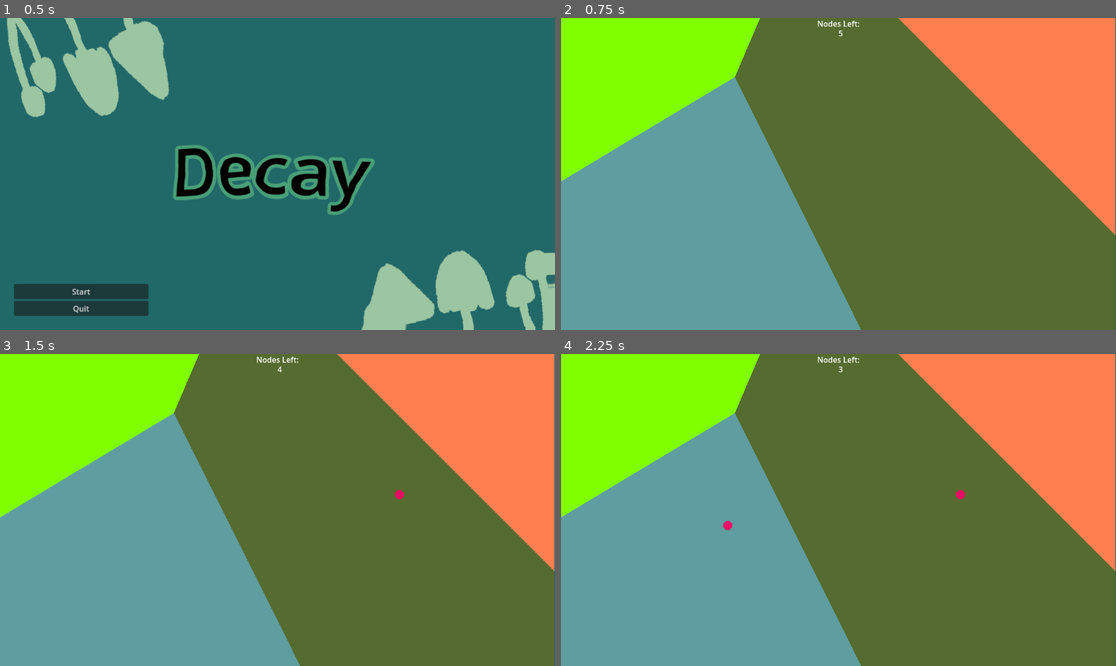
Above: before the commit, frames 1-4 (two rows, left to right).
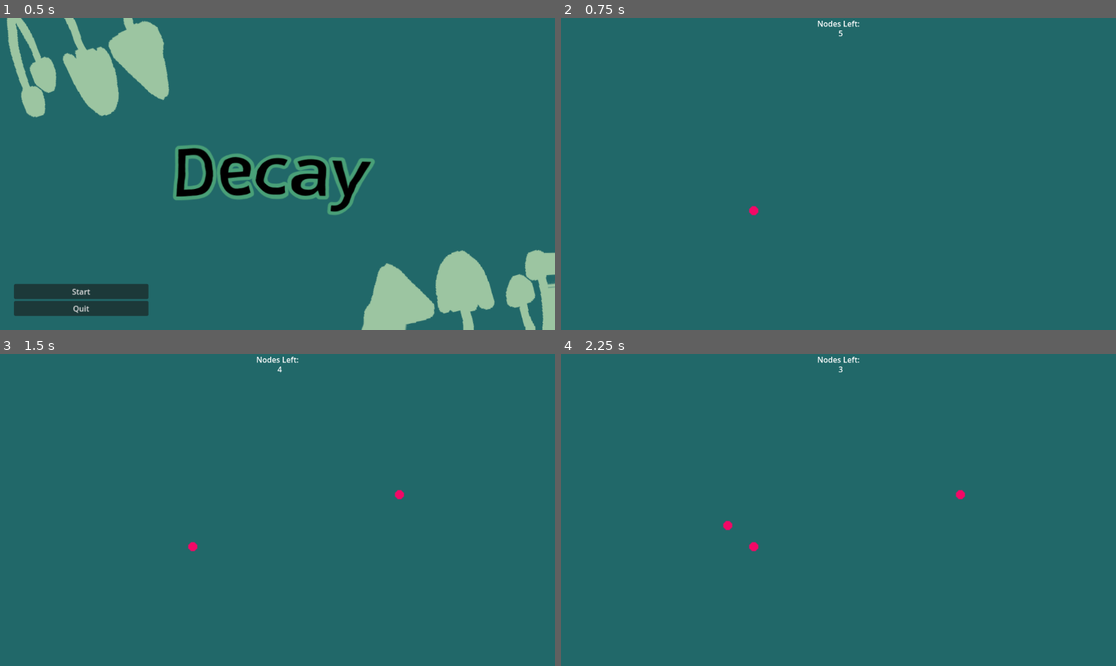
Above: after the commit, the same moments.

Repository: Alpha-Hotel/GameJamJan24
Game: Godot game, scene res://Scenes/menu.tscn
Same seed, same stepped clock (60 frames per second), same inputs: the game is played once before the commit and once after it.
Inputs (mouse positions are in pixels of both pictures, inside the frame that each line leads up to):
- Up to frame 1 (0.5 s): no input
- Up to frame 2 (0.75 s): click "Start" at 0.5 s
- Up to frame 3 (1.5 s): tap Enter at 1.25 s; move the mouse to (399, 494) at 1.27 s; click (399, 494) at 1.35 s
- Up to frame 4 (2.25 s): tap Space at 2 s; move the mouse to (727, 525) at 2.02 s; click (727, 525) at 2.1 s

Frame 1 is identical in both runs. In frame 2, 100% of the frame differs, in the area x 0-100%, y 0-100%; in frame 3, 100%; in frame 4, 100%.

Commit message:
added expanding collision logic

Diff:
--- a/Scenes/node.gd
+++ b/Scenes/node.gd
@@ -5,6 +5,10 @@
 # Called when the node enters the scene tree for the first time.
 func _ready():
 	$HUD/Counter_number.text = "5"
+	var node = mycelia_node.instantiate()
+	add_child(node)
+	node.position = Vector2(400,400)
+	node.add_to_group("resource_nodes")
 	pass # Replace with function body.
 
 
@@ -26,13 +30,15 @@
 	if event is InputEventMouseButton and not event.is_action_released("click"):
 		# This runs if the mouse is clicked
 		print("Mouse Click/Unclick at: ", )
-		if not check_collision(event.position) and int($HUD/Counter_number.text)>0:
+		if not check_node_collision(event.position) and int($HUD/Counter_number.text)>0:
 			# Checks collision at the mouse posiiton
 			print("no collision")
 			add_mycelia_node(event.position)
 			$HUD/Counter_number.text = str(int($HUD/Counter_number.text)-1)
+			expanding_collision() #do something with this
 		else:
-			print("collision")
+			if int($HUD/Counter_number.text) > 0:
+				print("collision ", $Collider.scale)
 		##print("Mouse Click/Unclick at: ", event.position)
 
 		add_connecting_lines(event.position, closest_node_1, closest_node_2)
@@ -47,14 +53,12 @@
 	# This function adds a mycelia node at a given position (pos)
 	var node = mycelia_node.instantiate()
 	add_child(node)
-	print(node)
-
 	node.position = pos
 	node.add_to_group("mycelia_nodes")
 	#print(get_tree().get_nodes_in_group("mycelia_nodes"))
 
 
-func check_collision(pos):
+func check_node_collision(pos):
 	#This function uses the Collider node to detect collisions at a given position pos
 	$Collider.position = pos
 	# Normally collider updates at the physics update step. This forces it to update
@@ -62,5 +66,26 @@
 	$Collider.force_shapecast_update()
 	return $Collider.is_colliding()
 
+func expanding_collision():
+	$Collider.scale =Vector2(20,20)
+	$Collider.force_shapecast_update()
+	print("expanding collision ", $Collider.is_colliding())
+	$Collider.scale =Vector2(1,1)
+
+	return get_non_player($Collider.collision_result)
+
+
+func get_non_player(list):
+	var new_list = []
+	for i in list:
+		if not i["collider"] in get_tree().get_nodes_in_group("mycelia_nodes"):
+			new_list.append(i)
+			print("non-mycelia hit")
+		else:
+			print("mycelia node hit")
+
+	return new_list
+
+
 func add_connecting_lines(placed_pos, pos_2, pos_3):
 	pass
--- a/main.tscn
+++ b/main.tscn
@@ -1,17 +1,10 @@
-[gd_scene load_steps=6 format=3 uid="uid://dn8o2yey1228"]
+[gd_scene load_steps=3 format=3 uid="uid://dn8o2yey1228"]
 
 [ext_resource type="Script" path="res://Scenes/node.gd" id="1_t50d0"]
-[ext_resource type="Shader" path="res://Scenes/voronai.gdshader" id="2_d5ia1"]
 
 [sub_resource type="CircleShape2D" id="CircleShape2D_fptqp"]
 
-[sub_resource type="ShaderMaterial" id="ShaderMaterial_r3uyk"]
-shader = ExtResource("2_d5ia1")
-
-[sub_resource type="CanvasTexture" id="CanvasTexture_8btnd"]
-
 [node name="main" type="Node2D"]
-z_index = -1
 script = ExtResource("1_t50d0")
 
 [node name="Collider" type="ShapeCast2D" parent="." groups=["mycelia_nodes"]]
@@ -41,9 +34,3 @@
 offset_bottom = 43.0
 grow_horizontal = 2
 vertical_alignment = 1
-
-[node name="Sprite2D" type="Sprite2D" parent="."]
-material = SubResource("ShaderMaterial_r3uyk")
-position = Vector2(575.25, 323.75)
-scale = Vector2(1151.5, 648.5)
-texture = SubResource("CanvasTexture_8btnd")
